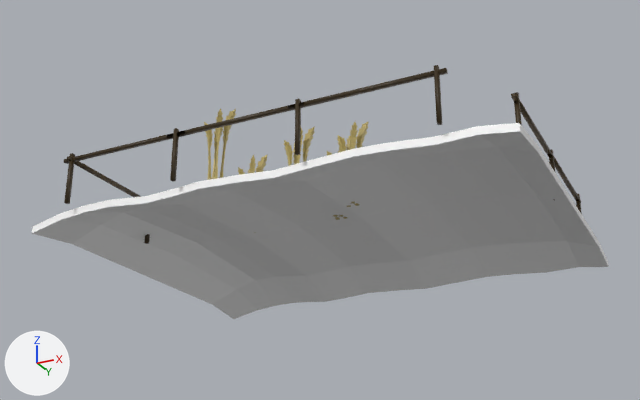
The glTF model assets/models/farm.glb, before and after one commit.
Both versions are drawn from a 50 mm camera at (24.3, -45.2, -20.2) aimed at (0.5, 2.2, 1.1). Lighting does not change. The marker at lower left points along +X, +Y and +Z. The picture after the commit comes second. Vertices at exactly the same position are counted once.
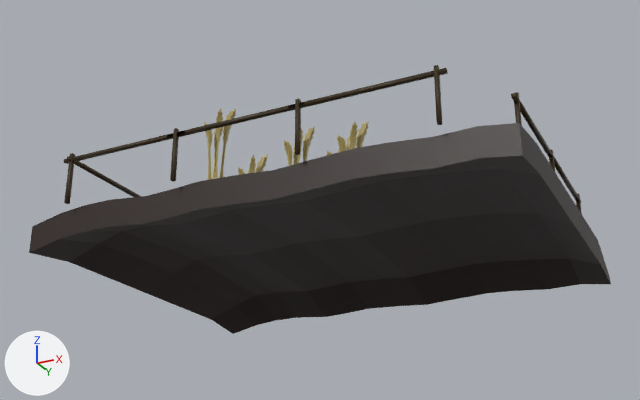
Changed parts and their boxes [x1, y1, x2, y2] in the pictures (640 x 400 px; the box of a moved part takes in the faces that stretch with it):
'Cube.021', recoloured, reshaped
    before: [32, 65, 609, 319]
    after: [29, 65, 611, 334]
part 1 of me_cube_022, moved or reshaped
    before: [212, 203, 609, 319]
    after: [211, 200, 611, 334]
part 2 of me_cube_022, moved or reshaped
    before: [32, 123, 538, 244]
    after: [29, 123, 540, 262]
part 3 of me_cube_022, moved or reshaped
    before: [72, 145, 599, 304]
    after: [70, 145, 601, 319]

What the commit changed:
Material 'Material.016' (mat_material_016) changes colour from white #ffffff to black #210d04; in linear values from (1.0, 1.0, 1.0) to (0.0153, 0.00388, 0.00118).
me_cube_022 is used by ob_cube_021; location (0.0, 0.0, 0.0).
me_cube_022 had 1322 vertices, 2504 faces and spanned x -13.3..16.1, y -9.3..14.4, z -2.4..6.2.
me_cube_022 now has 1322 vertices, 2504 faces and spans x -13.3..16.1, y -9.3..14.4, z -3.6..6.2.
me_cube_022 part 1: 31 of the vertices in x -13.3..16.1, y 11.1..14.4, z -2.4..-0.5 are moved by (0.0, 0.0, -1.2).
me_cube_022 part 2: 30 of the vertices in x -13.3..16.1, y -8.4..-4.9, z -2.3..-0.5 are moved by (0.0, 0.0, -1.2).
me_cube_022 part 3: 15 of the vertices in x -13.3..16.1, y 3.1, z -1.9..0.0 are moved by (0.0, 0.0, -1.2).
